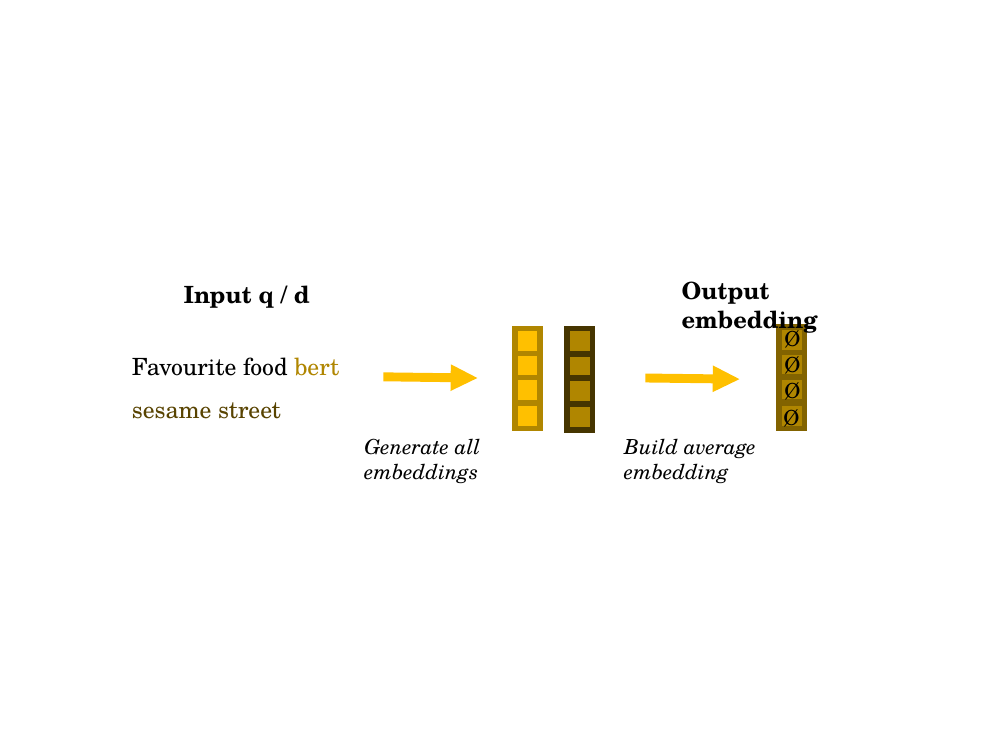
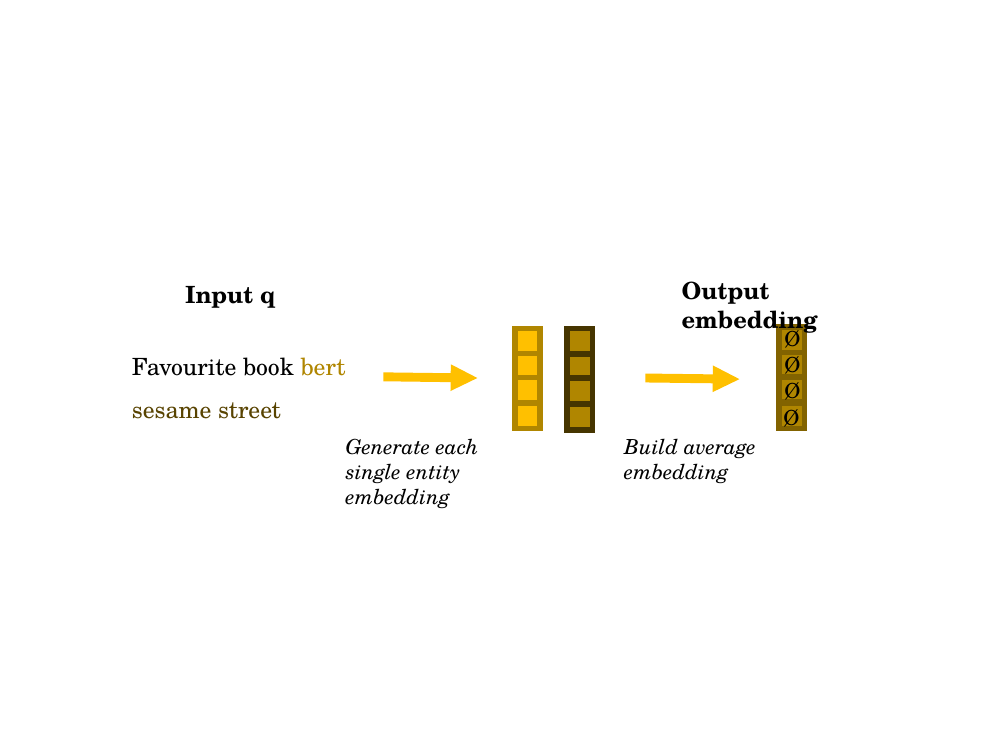
Before and after one commit to gsindlinger/Dense_Retrieval_With_Entities_Seminar, a slide deck: slide 14 of Präsentation.pptx (slide 9 before the commit). Drawn at 1008x756 pixels with LibreOffice and Linux fonts; fonts in the diff are those of the drawing. Boxes give left, top, right and bottom in pixels: in the first picture for what was removed or moved away, otherwise in the second. Text is boxed around its words. In the diff, an @@ line names an element or a change of style, - is before the commit and + after.

```diff
--- a/Präsentation.pptx
+++ b/Präsentation.pptx
@@ text at (185, 286, 275, 308): text changed @@
-Input q / d
+Input q
@@ text at (132, 357, 346, 419): text changed @@
-Favourite food bert sesame street
+Favourite book bert sesame street
@@ text at (346, 438, 479, 509): text changed @@
-Generate all embeddings
+Generate each single entity embedding
```
Also in this commit, not shown: 5 other slides changed, 21 slides added, 22 other files.
